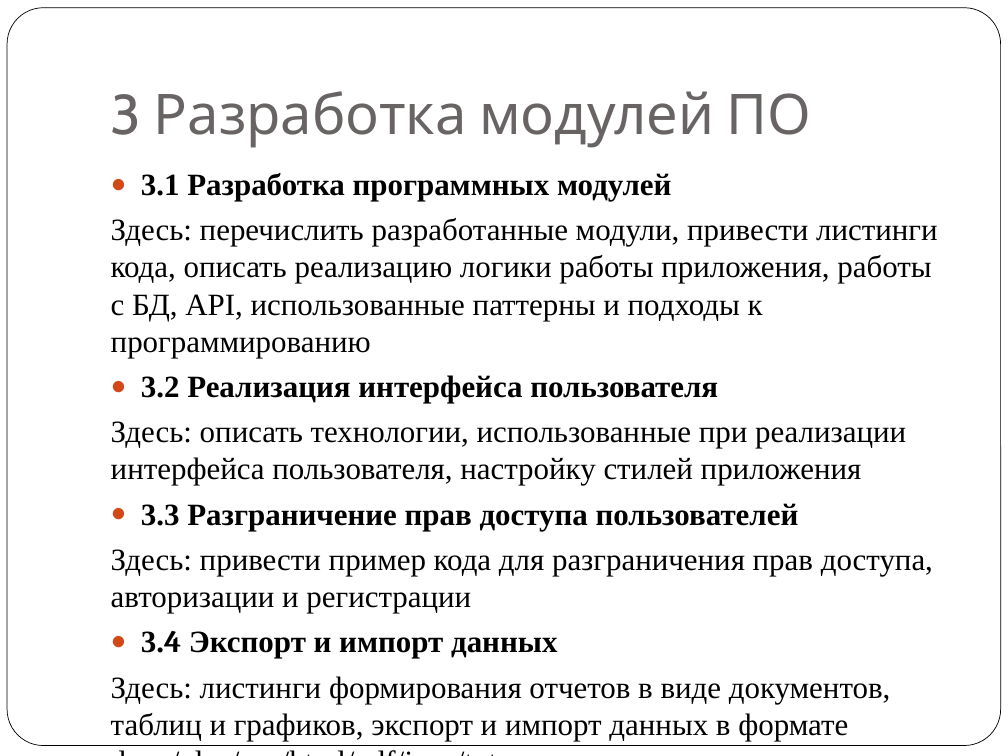
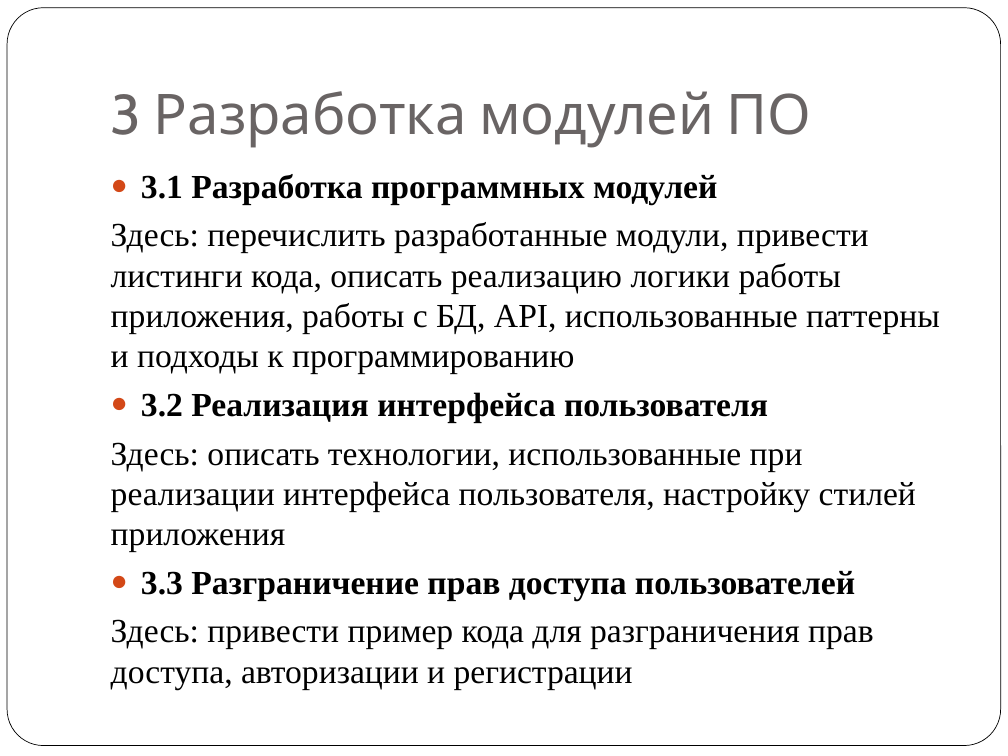
Before and after one commit to LokiMATI/ISRPO, a slide deck: slide 18 of Все лабы/МДК.02.01 ТРПО/КП/Курсовое проектирование 2026.pptx. Drawn at 1008x756 pixels with LibreOffice and Linux fonts; fonts in the diff are those of the drawing. Boxes give left, top, right and bottom in pixels: in the first picture for what was removed or moved away, otherwise in the second. Text is boxed around its words. In the diff, an @@ line names an element or a change of style, - is before the commit and + after.

```diff
--- a/Все лабы/МДК.02.01 ТРПО/КП/Курсовое проектирование 2026.pptx
+++ b/Все лабы/МДК.02.01 ТРПО/КП/Курсовое проектирование 2026.pptx
@@ text "3.1 Разработка программных модулей" at bbox=[111, 174, 940, 689]: size 22.1 to 24.1 pt @@
@@ text at bbox=[111, 631, 891, 741]: paragraphs removed @@
-● 3.4 Экспорт и импорт данных
-Здесь: листинги формирования отчетов в виде документов, таблиц и графиков, экспорт и импорт данных в формате docx/xlsx/csv/html/pdf/json/txt
```
Also in this commit, not shown: 4 other slides changed, 1 slide removed, 4 other files.
